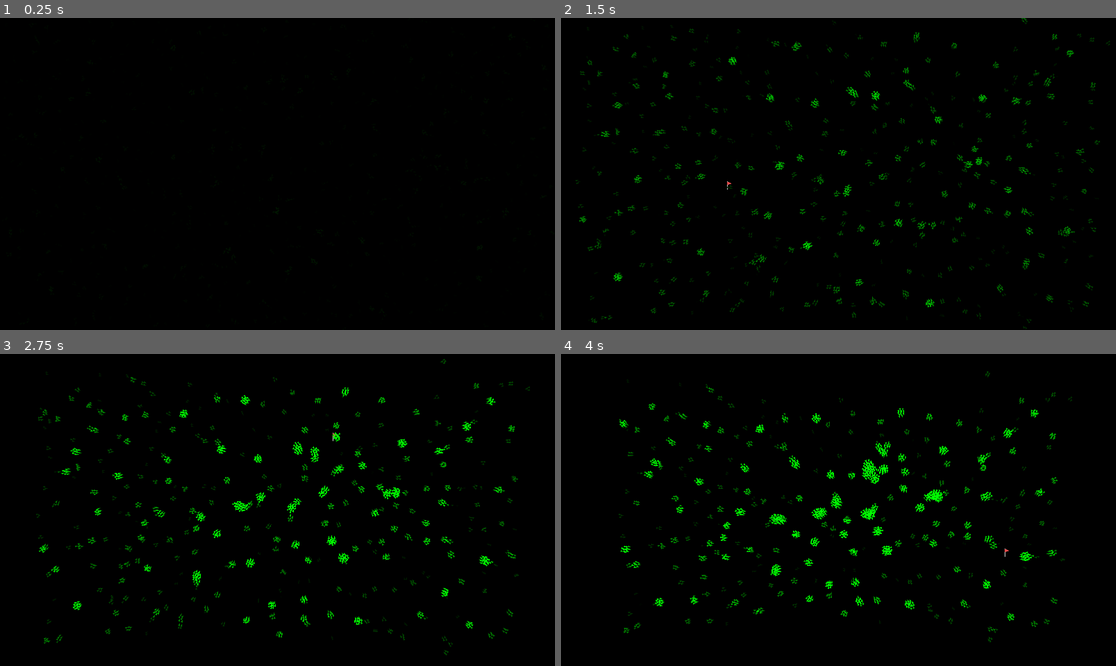
Above: before the commit, frames 1-4 (two rows, left to right).
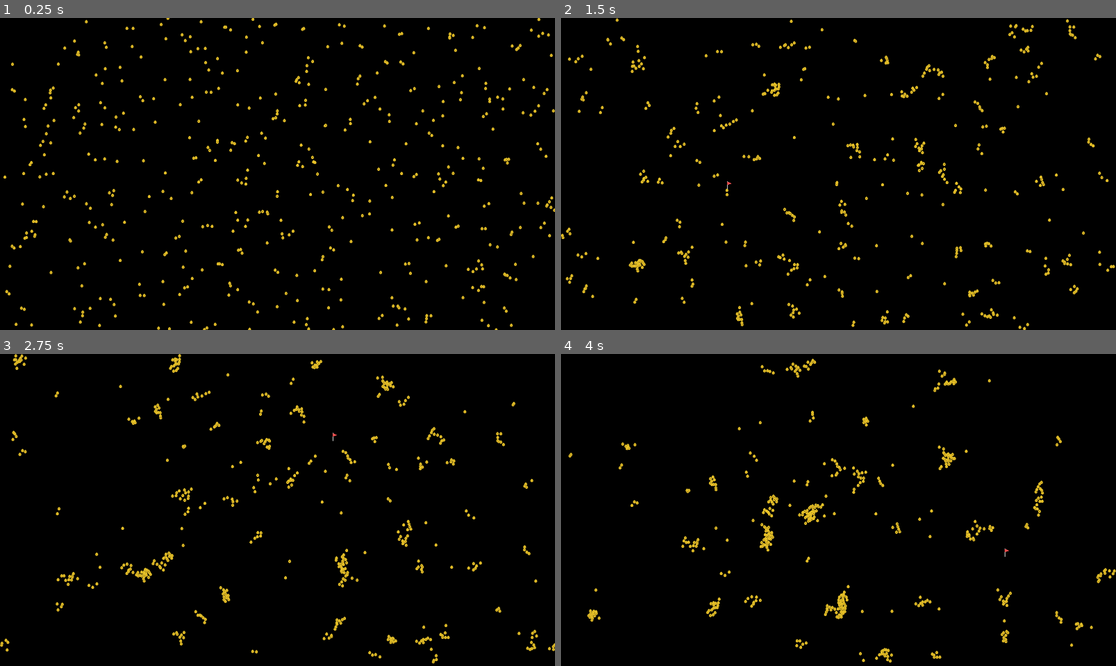
Above: after the commit, the same moments.

Repository: kyrick/godot-boids-acceleration-structure
Game: Godot game, scene res://Levels/RandomSpawn/RandomSpawn.tscn
The game is run twice, just before and just after one commit, with the same random seed, the same clock (stepped at 60 frames per second) and the same inputs.
Inputs (mouse positions are in pixels of both pictures, inside the frame that each line leads up to):
- Up to frame 1 (0.25 s): no input
- Up to frame 2 (1.5 s): move the mouse to (960, 158) at 0.52 s; click (960, 158) at 0.67 s; move the mouse to (727, 189) at 1.27 s; click (727, 189) at 1.42 s
- Up to frame 3 (2.75 s): move the mouse to (333, 441) at 2.02 s; click (333, 441) at 2.17 s
- Up to frame 4 (4 s): move the mouse to (810, 572) at 2.77 s; click (810, 572) at 2.92 s; move the mouse to (1005, 556) at 3.52 s; click (1005, 556) at 3.67 s

The runs differ from the first frame. In frame 1, 2.7% of the frame differs, in the area x 0-100%, y 0-100%; in frame 2, 5.2%; in frame 3, 5.7%; in frame 4, 5.6%.

Commit message:
further cleanup

Diff:
--- a/Actors/Boid/Boid.gd
+++ b/Actors/Boid/Boid.gd
@@ -1,10 +1,11 @@
 extends Node2D
 
-export var max_speed: = 200.0
-export var mouse_follow_force: = 0.05
-export var cohesion_force: = 0.05
-export var algin_force: = 0.05
-export var separation_force: = 0.05
+export(float) var max_speed: = 200.0
+export(float) var min_speed: = 40.0
+export(float) var mouse_follow_force: = 0.05
+export(float) var cohesion_force: = 0.05
+export(float) var algin_force: = 0.05
+export(float) var separation_force: = 0.05
 export(float) var view_distance: = 50.0
 export(float) var avoid_distance: = 20.0
 
@@ -12,10 +13,12 @@
 
 var _mouse_target: Vector2
 var velocity: Vector2
+var mouse_follow = false
 
-var _accel_struct
-var scaled_pos
+# a 2D array of "cells"
+var flock = []
 var _flock_size: int = 0
+
 
 func _ready():
 	randomize()
@@ -26,20 +29,18 @@
 func _input(event):
 	if event is InputEventMouseButton:
 		if event.get_button_index() == BUTTON_LEFT:
+			mouse_follow = true
 			_mouse_target = event.position
 		elif event.get_button_index() == BUTTON_RIGHT:
-			_mouse_target = get_random_target()
+			mouse_follow = false
+
 
 func process(delta):
 	position += velocity * delta
 	wrap_screen()
 
-	var flock = _accel_struct.get_bodies(scaled_pos)
-
-	var mouse_vector = global_position.direction_to(_mouse_target) * mouse_follow_force
-
 	# get cohesion, alginment, and separation vectors
-	var vectors = get_flock_status(flock)
+	var vectors = get_flock_status()
 
 	# steer towards vectors
 	var cohesion_vector = vectors[0] * cohesion_force
@@ -47,11 +48,17 @@
 	var separation_vector = vectors[2] * separation_force
 	_flock_size = vectors[3]
 
-	var acceleration = align_vector + max_speed * (cohesion_vector + separation_vector + mouse_vector)
+	var acceleration = align_vector + cohesion_vector + separation_vector
+	if mouse_follow:
+		var mouse_vector = global_position.direction_to(_mouse_target) * mouse_follow_force
+		acceleration += mouse_vector
 
 	velocity = (velocity + acceleration).clamped(max_speed)
+	if velocity.length() <= min_speed:
+		velocity = (velocity * min_speed).clamped(max_speed)
 
-func get_flock_status(flock: Array):
+
+func get_flock_status():
 	var center_vector: = Vector2()
 	var flock_center: = Vector2()
 	var align_vector: = Vector2()
@@ -60,17 +67,18 @@
 
 	for cell in flock:
 		for f in cell:
-			if f != self:
-				var neighbor_pos: Vector2 = f.position
+			if f == self:
+				continue
+			var neighbor_pos: Vector2 = f.position
 
-				if position.distance_to(neighbor_pos) < view_distance:
-					flock_size += 1
-					align_vector += f.velocity
-					flock_center += neighbor_pos
+			if position.distance_to(neighbor_pos) < view_distance:
+				flock_size += 1
+				align_vector += f.velocity
+				flock_center += neighbor_pos
 
-					var d = position.distance_to(neighbor_pos)
-					if d != 0 and d < avoid_distance:
-						avoid_vector -= (neighbor_pos - position).normalized() * (avoid_distance / d)
+				var d = position.distance_to(neighbor_pos)
+				if d != 0 and d < avoid_distance:
+					avoid_vector -= (neighbor_pos - position).normalized() * (avoid_distance / d)
 
 	if flock_size:
 		align_vector /= flock_size
@@ -80,7 +88,10 @@
 		var center_speed = (position.distance_to(flock_center) / view_distance)
 		center_vector = center_dir * center_speed
 
-	return [center_vector, align_vector, avoid_vector, flock_size]
+	return [center_vector,
+			align_vector,
+			avoid_vector,
+			flock_size]
 
 
 func get_random_target():
--- a/Actors/Boid/Boid.tscn
+++ b/Actors/Boid/Boid.tscn
@@ -7,12 +7,11 @@
 "prey",
 ]]
 script = ExtResource( 2 )
-max_speed = 50.0
-mouse_follow_force = 0.01
-cohesion_force = 0.2
-algin_force = 0.5
-separation_force = 0.2
-view_distance = 20.0
+min_speed = 100.0
+mouse_follow_force = 5.0
+cohesion_force = 5.0
+algin_force = 10.0
+separation_force = 5.0
 avoid_distance = 10.0
 
 [node name="Chicken" type="Sprite" parent="."]
--- a/Actors/Crow/Crow.tscn
+++ b/Actors/Crow/Crow.tscn
@@ -8,12 +8,12 @@
 __meta__ = {
 "_editor_description_": ""
 }
-max_speed = 60.0
+max_speed = 75.0
 cohesion_force = 0.5
 algin_force = 0.2
 separation_force = 0.1
 view_distance = 20.0
-avoid_distance = 10.0
+avoid_distance = 15.0
 
 [node name="Sprite" type="Sprite" parent="."]
 position = Vector2( 1.61354, 2.23908e-13 )
--- a/Levels/RandomSpawn/RandomSpawn.gd
+++ b/Levels/RandomSpawn/RandomSpawn.gd
@@ -15,49 +15,56 @@
 func _ready():
 	_accel_struct = AccelStruct.new(screen_size, struct_scale)
 
-	for _i in compute_groups:
-		# define the compute groups as separate arrays
-		boids.append([])
+	var scaled_points = range(max_boids)
 
 	for i in range(max_boids):
 		randomize()
 		var boid = Boid.instance()
 		var init_pos: = Vector2(rand_range(0, screen_size.x), rand_range(0, screen_size.y))
 		boid.position = init_pos
-		var scaled_pos = _accel_struct.scale_point(init_pos)
-		_accel_struct.add_body(boid, scaled_pos)
-		boid._accel_struct = _accel_struct
-		boid.scaled_pos = scaled_pos
-		add_child(boid)
+#		boid.max_speed = max_speed
+		var scaled_point = _accel_struct.scale_point(init_pos)
+		_accel_struct.add_body(boid, scaled_point)
+		scaled_points[i] = scaled_point
+		boids.append(boid)
 
-		# add this bar to a compute group
-		var compute_group = wrapi(i, 0, compute_groups)
-		boids[compute_group].append(boid)
+	for i in range(max_boids):
+		boids[i].flock = _accel_struct.get_bodies(scaled_points[i])
+		add_child(boids[i])
 
 
 func _process(delta):
+#	var threads = []
+#
+#	for group in compute_groups:
+#		var thread = Thread.new()
+#		thread.start(self, "process_group", {"delta": delta, "group": group})
+#		threads.append(thread)
+
 	_accel_struct = AccelStruct.new(screen_size, struct_scale)
 
-	for group in boids:
-		for boid in group:
-			var scaled_pos = _accel_struct.scale_point(boid.position)
-			_accel_struct.add_body(boid, scaled_pos)
-			boid._accel_struct = _accel_struct
-			boid.scaled_pos = scaled_pos
+	var scaled_points = range(boids.size())
 
-#	var threads = []
-
-	for group in boids:
-#		var thread = Thread.new()
-#		thread.start(self, "process_group", [delta, group])
-		process_group([delta, group])
+	for i in boids.size():
+		var scaled_point = _accel_struct.scale_point(boids[i].position)
+		_accel_struct.add_body(boids[i], scaled_point)
+		scaled_points[i] = scaled_point
 
 #	for t in threads:
 #		t.wait_to_finish()
 
+	for i in boids.size():
+		boids[i].flock = _accel_struct.get_bodies(scaled_points[i])
+	for group in compute_groups:
+		process_group({"delta": delta, "group": group})
 
-func process_group(userdata):
-	var delta = userdata[0]
-	var group = userdata[1]
-	for boid in group:
-		boid.process(delta)
+
+func process_group(data):
+	var start = boids.size() / compute_groups * data.group
+	var end = start + boids.size() / compute_groups
+	# if the number of bodies is not divisible by num_threads,
+	# add the remainder to the last thread
+	if data.group == compute_groups - 1:
+		end += boids.size() % compute_groups
+	for i in range(start, end):
+		boids[i].process(data.delta)
--- a/Levels/RandomSpawn/RandomSpawn.tscn
+++ b/Levels/RandomSpawn/RandomSpawn.tscn
@@ -1,15 +1,15 @@
 [gd_scene load_steps=5 format=2]
 
 [ext_resource path="res://Levels/common/black_tiles.tres" type="TileSet" id=1]
-[ext_resource path="res://Actors/Crow/Crow.tscn" type="PackedScene" id=2]
+[ext_resource path="res://Actors/Boid/Boid.tscn" type="PackedScene" id=2]
 [ext_resource path="res://Actors/MarkerFlag/MarkerFlag.tscn" type="PackedScene" id=3]
 [ext_resource path="res://Levels/RandomSpawn/RandomSpawn.gd" type="Script" id=4]
 
 [node name="RandomChickens" type="Node2D"]
 script = ExtResource( 4 )
-max_boids = 2000
+max_boids = 500
 Boid = ExtResource( 2 )
-struct_scale = 20
+compute_groups = 2
 
 [node name="TileMap" type="TileMap" parent="."]
 tile_set = ExtResource( 1 )
